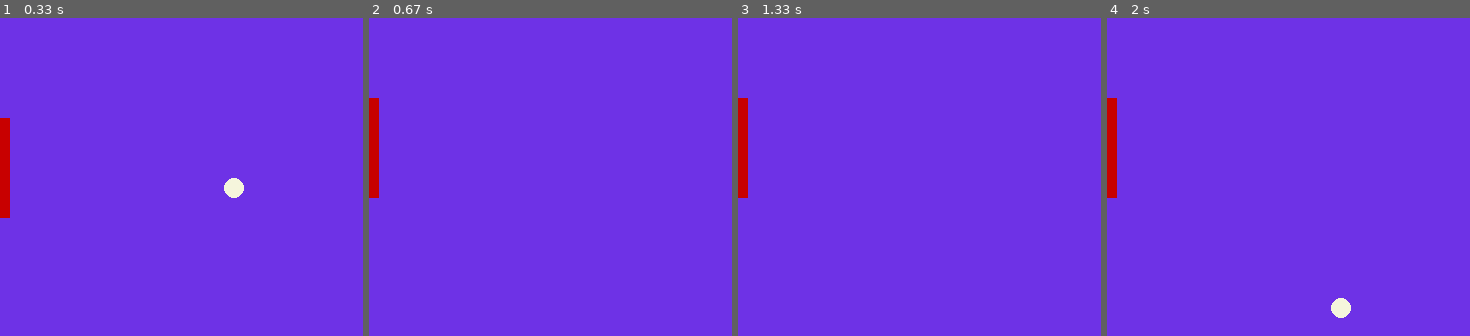
Above: before the commit, frames 1-4 (left to right).
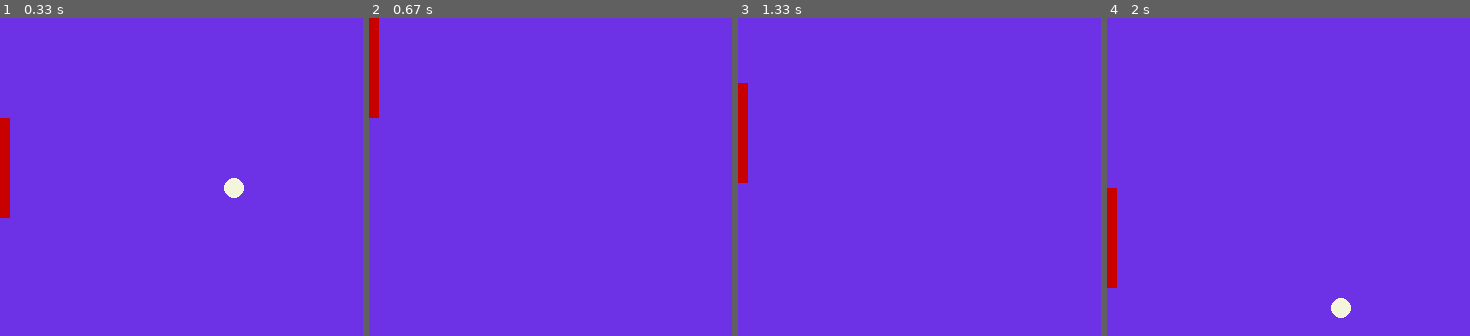
Above: after the commit, the same moments.

Repository: BackMountainDevil/pongPygame
Game: pygame game, started from pong.py
Two runs of this game, one before a commit and one after it. Both use one fixed random seed, a clock stepped at 60 frames per second and the inputs below.
Inputs:
- Up to frame 1 (0.33 s): no input
- Up to frame 2 (0.67 s): hold Up from 0.33 s (still down)
- Up to frame 3 (1.33 s): release Up at 0.8 s; hold Down 0.83-1.13 s; hold Up from 1.17 s (still down)
- Up to frame 4 (2 s): release Up at 1.53 s; hold Down 1.57-1.93 s; hold Up from 1.97 s (still down)
The pictures show only the part of the screen within x 0-50%, y 0-50%; the shares and areas given below are measured in that part.

Frame 1 is identical in both runs. In frame 2, 1.4% of the frame differs, in the area x 0-3%, y 0-57%; in frame 3, 0.3%; in frame 4, 1.6%, in the area x 0-3%, y 25-85%.

Commit message:
解决球拍不会连续移动的问题

Diff:
--- a/pong.py
+++ b/pong.py
@@ -28,35 +28,43 @@
     speedx = 7
     speedy = 5
 
-    rkty = 100   # 球拍数据
-    rkth = 100
-    rkstep = 20
+    rkty = 100  # 球拍数据，球拍默认位置
+    rkth = 100  # 球拍默认宽度
+    rkstep = 5  # 每次移动球拍的距离
+
+    isUppress = False  # 键盘“上” 是否按下
+    isDownpress = False  # 键盘“下” 是否按下
 
     pygame.init()
     screen = pygame.display.set_mode((WIDTH, HEIGHT))
     pygame.display.set_caption('Pong Pygame program')
 
     while True:
-        screen.fill(CBACK)      # 清空画面为背景色
+        screen.fill(CBACK)  # 清空画面为背景色
         time.sleep(0.01)
         for event in pygame.event.get():
             if event.type == pygame.QUIT:
                 pygame.quit()
                 return 0
-            if event.type == pygame.KEYDOWN:    # 键盘上下按钮响应
+            if event.type == pygame.KEYDOWN:  # 键盘上下按钮响应
                 pressed_keys = pygame.key.get_pressed()
                 if pressed_keys[K_UP]:
-                    if rkty - rkstep >= 0:       # 球拍的边界处理
-                        rkty = rkty - rkstep
+                    isUppress = True  # 用标志来解决键盘一直按着的情况
                 elif pressed_keys[K_DOWN]:
-                    if rkty + rkth + rkstep <= HEIGHT:
-                        rkty = rkty + rkstep
+                    isDownpress = True
+            elif event.type == pygame.KEYUP:  # 按键释放后将按下标志设置为 假
+                isUppress = isDownpress = False
 
-        pygame.draw.rect(screen, CRKT, (0, rkty, 10, rkth), 0)
-        pygame.draw.circle(screen, CBALL, (x, y), radius, 0)    # 画实心球
-        if(x > WIDTH or x < 0):     # 球的边界处理
-            speedx = - speedx
-        if(y > HEIGHT or y < 0):
+        if (rkty - rkstep >= 0) and isUppress:  # 球拍的边界处理，一直按着也能移动球拍
+            rkty = rkty - rkstep
+        if (rkty + rkth + rkstep <= HEIGHT) and isDownpress:
+            rkty = rkty + rkstep
+
+        pygame.draw.rect(screen, CRKT, (0, rkty, 10, rkth), 0)  # 画填充矩形：球拍
+        pygame.draw.circle(screen, CBALL, (x, y), radius, 0)  # 画实心球
+        if (x > WIDTH or x < 0):  # 球的边界处理
+            speedx = -speedx
+        if (y > HEIGHT or y < 0):
             speedy = -speedy
         x = x + speedx
         y = y + speedy
Not shown, changed: README.md
